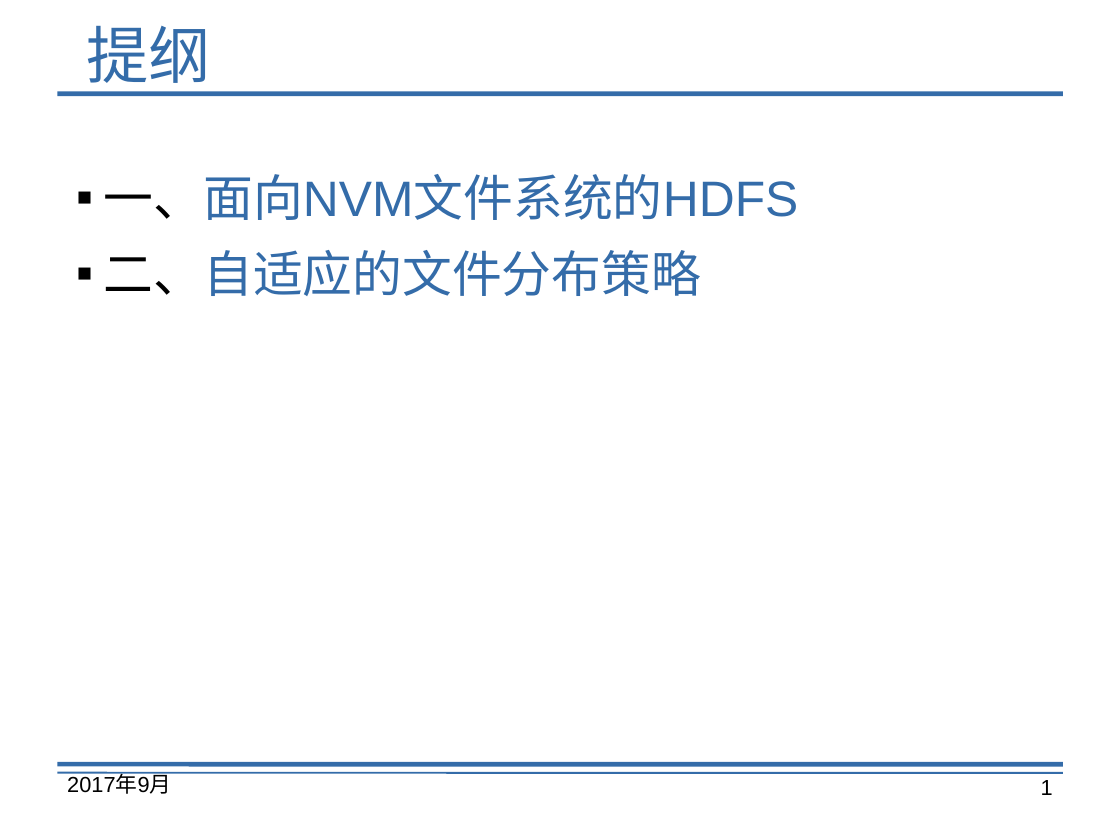
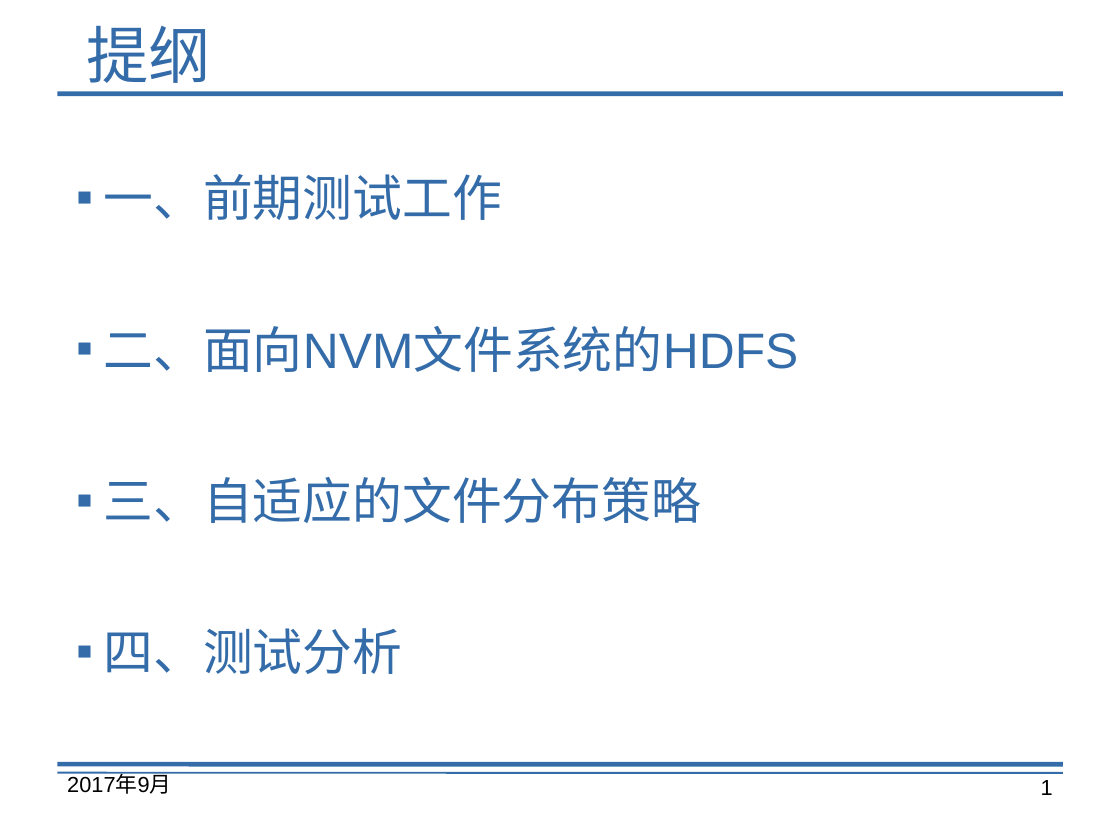
Before and after one commit to lis7fire/longhubang, a slide deck: slide 1 of 实验总结.pptx. Drawn at 1120x840 pixels with LibreOffice and Linux fonts; fonts in the diff are those of the drawing. Boxes give left, top, right and bottom in pixels: in the first picture for what was removed or moved away, otherwise in the second. Text is boxed around its words. In the diff, an @@ line names an element or a change of style, - is before the commit and + after.

```diff
--- a/实验总结.pptx
+++ b/实验总结.pptx
@@ text at (104, 174, 799, 674): text changed @@
-■ 一、面向NVM文件系统的HDFS
-■ 二、自适应的文件分布策略
+■ 一、前期测试工作
+■ 二、面向NVM文件系统的HDFS
+■ 三、自适应的文件分布策略
+■ 四、测试分析
```
Also in this commit, not shown: 6 other slides changed, 6 slides added, 3 slides removed, 2 other files.
